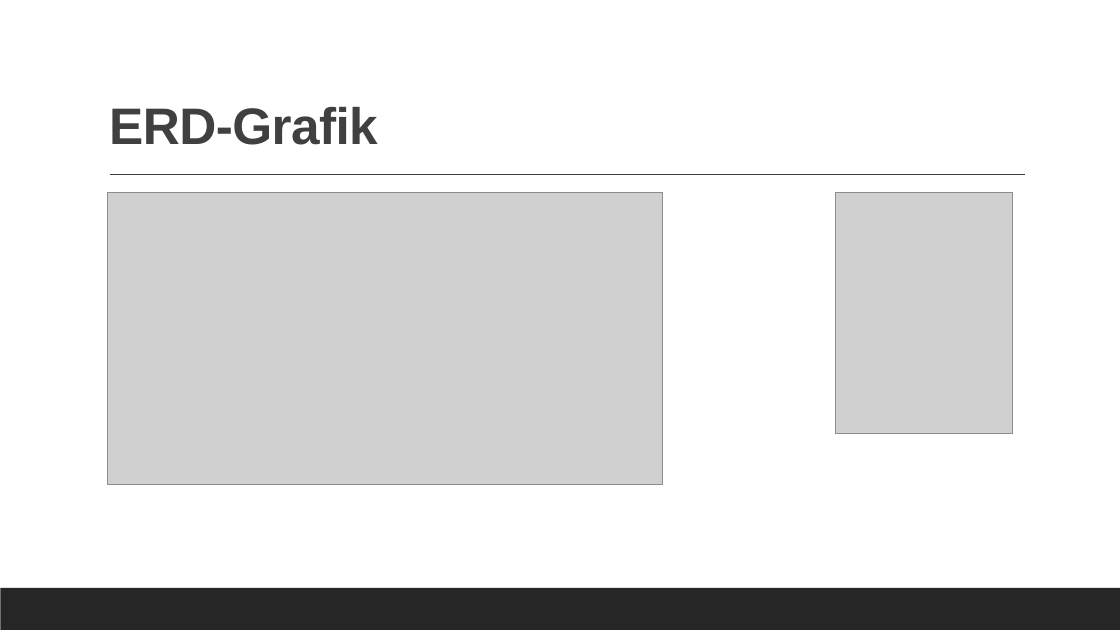
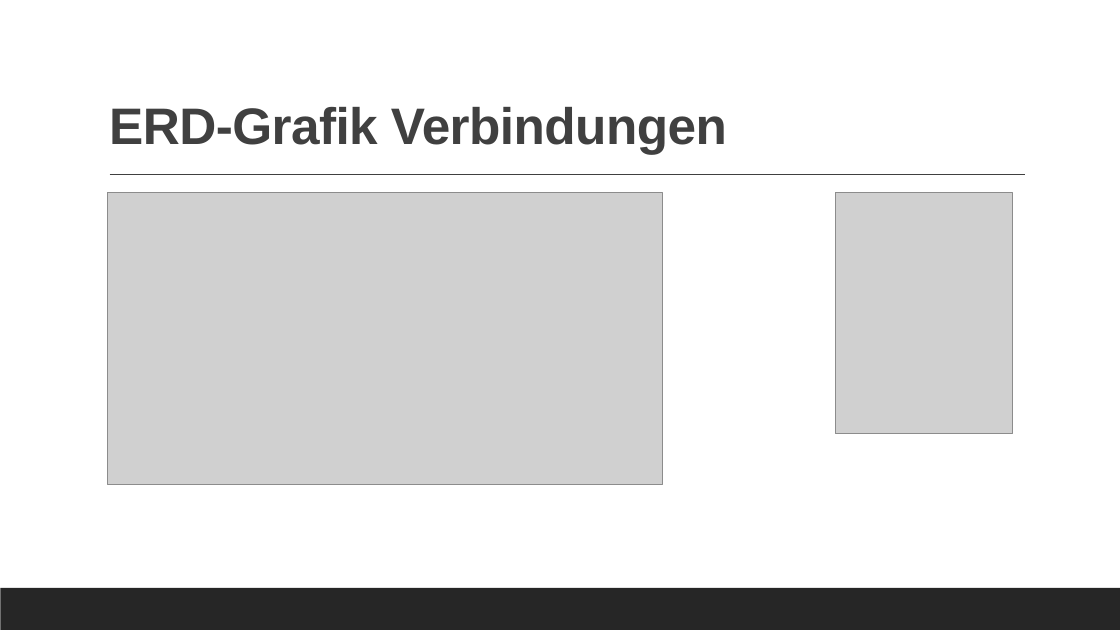
Before and after one commit to DataCraftBrigitteGeiger/Praxis-Gruppenprojekt-SQL, a slide deck: slide 7 of 12.06.23_Praxisprojekt SQL.pptx (slide 6 before the commit). Drawn at 1120x630 pixels with LibreOffice and Linux fonts; fonts in the diff are those of the drawing; grey boxes stand for pictures. Boxes give left, top, right and bottom in pixels: in the first picture for what was removed or moved away, otherwise in the second. Text is boxed around its words. In the diff, an @@ line names an element or a change of style, - is before the commit and + after.

```diff
--- a/12.06.23_Praxisprojekt SQL.pptx
+++ b/12.06.23_Praxisprojekt SQL.pptx
@@ title at box(109, 107, 727, 154): text changed @@
-ERD-Grafik
+ERD-Grafik Verbindungen
```
Also in this commit, not shown: 2 other slides changed, 6 slides added, 1 slide removed.
